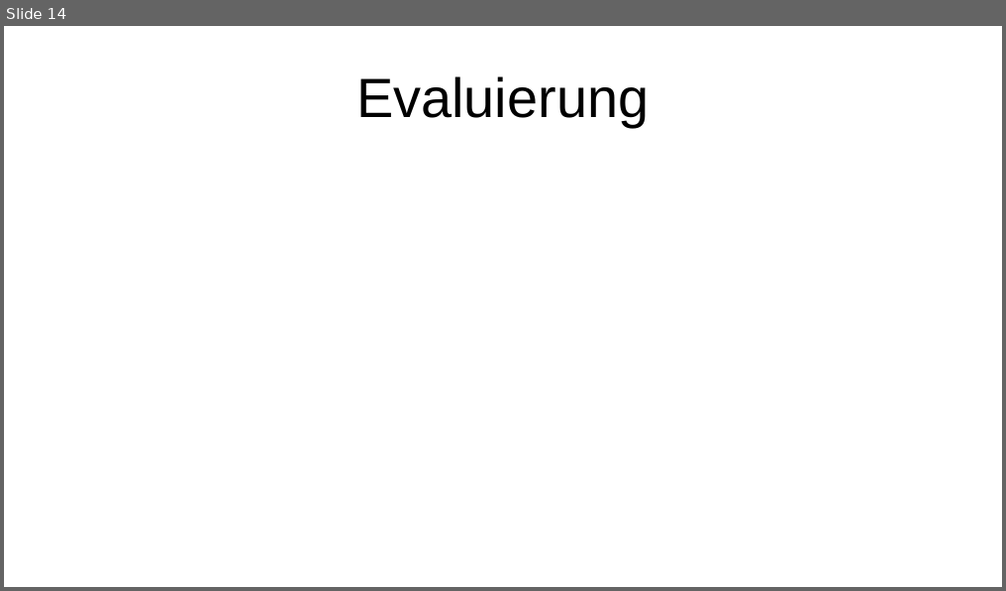
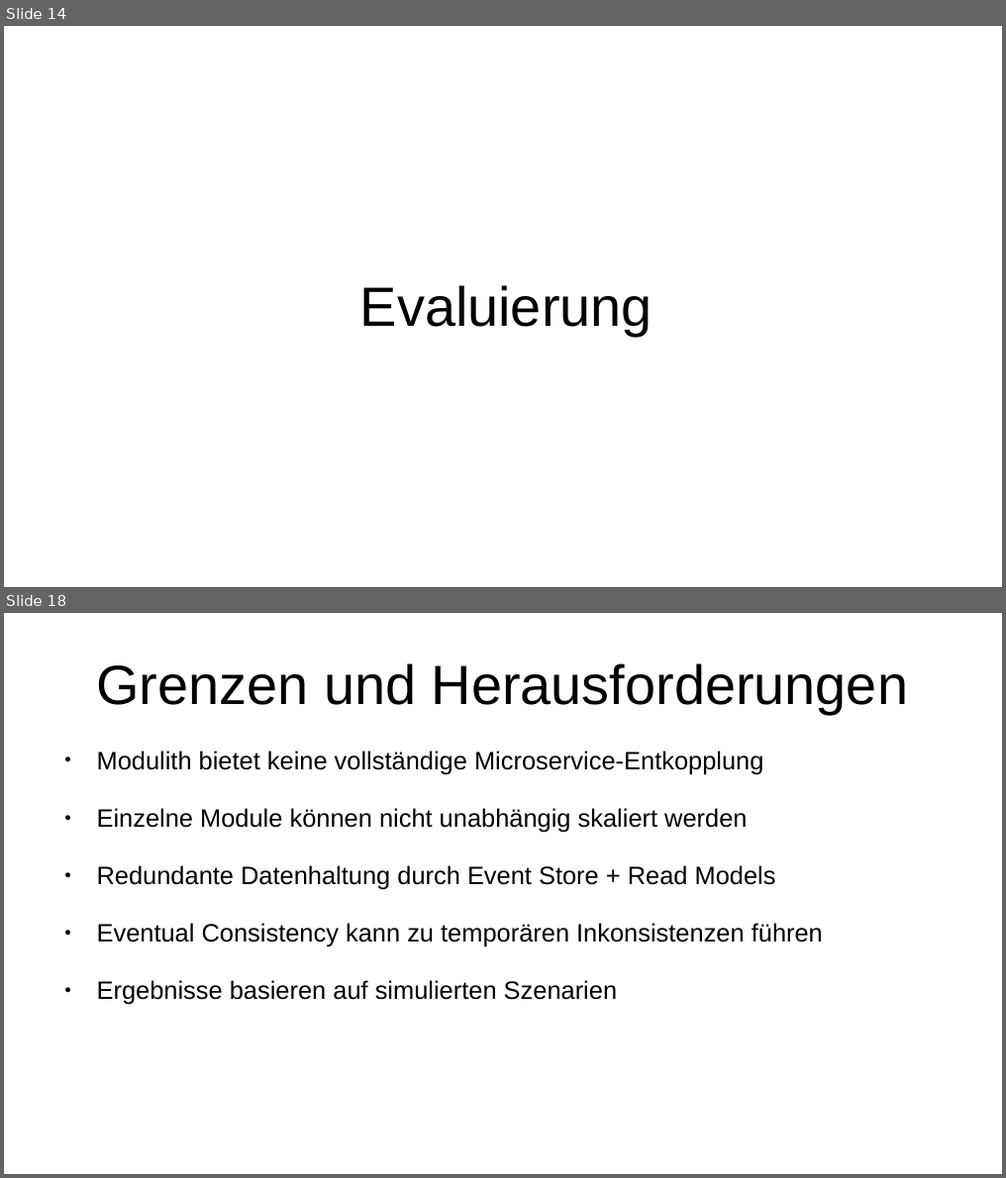
Before and after one commit to FSpruhs/park-flow, a slide deck: presentation.odp. Shown one above the other, each under a label of ours: slide 14 before the commit, slides 14 and 18 after it; the slides between them are not shown. The pictures are 1006x591 and 1006x1178 pixels, drawn with LibreOffice and Linux fonts; fonts in the diff are those of the drawing. Boxes give left, top, right and bottom in pixels: in the first picture for what was removed or moved away, otherwise in the second. Text is boxed around its words. In the diff, an @@ line names an element or a change of style, - is before the commit and + after.

```diff
--- a/presentation.odp
+++ b/presentation.odp
@@ slide 18 added at box(4, 613, 1002, 1174), background #FFFFFF @@
@@ title added at box(97, 663, 908, 714), 44 pt, text #000000 @@
+Grenzen und Herausforderungen
@@ text added at box(97, 751, 823, 1005), 20 pt, text #000000 @@
+● Modulith bietet keine vollständige Microservice-Entkopplung
+● Einzelne Module können nicht unabhängig skaliert werden
+● Redundante Datenhaltung durch Event Store + Read Models
+● Eventual Consistency kann zu temporären Inkonsistenzen führen
+● Ergebnisse basieren auf simulierten Szenarien
@@ slide 14 changed as well @@
@@ title "Evaluierung": place and size @@
-title "Evaluierung" at box(356, 76, 648, 127)
+title "Evaluierung" at box(360, 285, 652, 336)
```
Also in this commit, not shown: 11 other slides changed, 4 other slides added, 2 other files.
